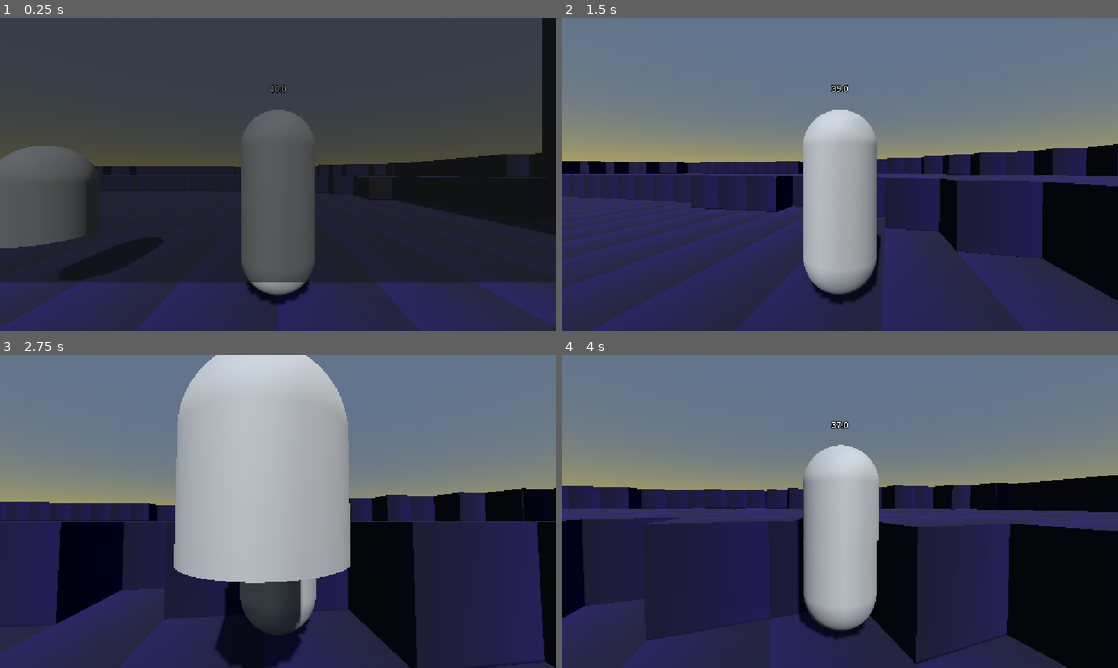
Above: before the commit, frames 1-4 (two rows, left to right).
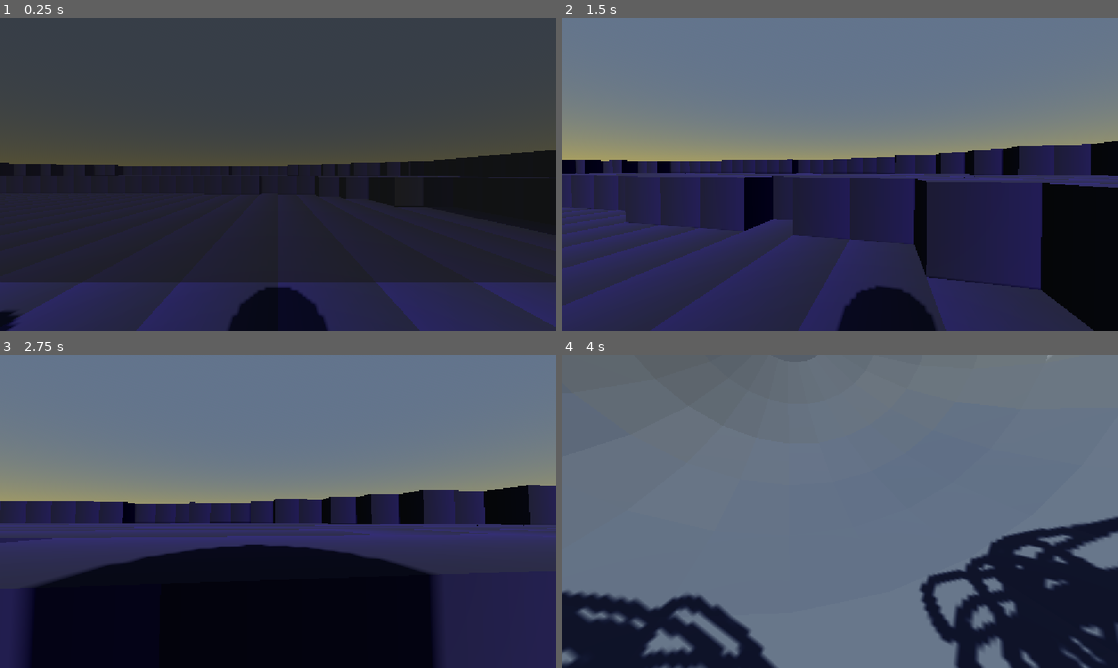
Above: after the commit, the same moments.

Repository: appellatebaton0/siege-5
Game: Godot game, scene res://scenes/main.tscn
Same seed, same stepped clock (60 frames per second), same inputs: the game is played once before the commit and once after it.
Inputs (mouse positions are in pixels of both pictures, inside the frame that each line leads up to):
- Up to frame 1 (0.25 s): no input
- Up to frame 2 (1.5 s): tap Enter at 0.5 s; move the mouse to (867, 174) at 0.52 s; hold W (forwards) from 0.53 s (still down); move the mouse to (812, 174) at 1.27 s
- Up to frame 3 (2.75 s): keep holding W (forwards); move the mouse to (289, 505) at 2.02 s
- Up to frame 4 (4 s): keep holding W (forwards); move the mouse to (834, 517) at 2.77 s; move the mouse to (878, 514) at 3.52 s

The runs differ from the first frame. In frame 1, 15% of the frame differs, in the area x 0-100%, y 0-100%; in frame 2, 18%; in frame 3, 47%; in frame 4, 66%.

Commit message:
v.0.14 - Modeled Ghost
Successfully modeled the ghost and got it working in-game, plus a bit to make it look at the player. I kinda want to make it semi-transparent and glowing, but we take what we can get.

Diff:
--- a/scenes/main.tscn
+++ b/scenes/main.tscn
@@ -17,7 +17,9 @@
 [ext_resource type="Script" uid="uid://bfbj8ldbofwrv" path="res://scripts/bits/movebits/3d/towards.gd" id="9_muem4"]
 [ext_resource type="Script" uid="uid://dk0hts3twf6t" path="res://scripts/bits/mouse_capture.gd" id="10_choun"]
 [ext_resource type="Script" uid="uid://bslmamakq2ao5" path="res://scripts/values/node/group_node.gd" id="10_dp3eg"]
+[ext_resource type="PackedScene" uid="uid://bql362pgikgix" path="res://assets/models/ghost.glb" id="11_jscy8"]
 [ext_resource type="MeshLibrary" uid="uid://x7sfll6d0mch" path="res://assets/resources/meshlib.tres" id="12_eb6dy"]
+[ext_resource type="Script" uid="uid://cg7bjyxfxe0nm" path="res://scripts/bits/look.gd" id="12_pm3ni"]
 [ext_resource type="Script" uid="uid://bmbnethi8oyh3" path="res://scripts/bits/areamaster3D.gd" id="13_0ld40"]
 [ext_resource type="Script" uid="uid://jcrs4htu8ysk" path="res://scripts/bits/areabits/3d/damage/single.gd" id="14_gqmmt"]
 
@@ -31,15 +33,6 @@
 
 [sub_resource type="BoxMesh" id="BoxMesh_ya4ey"]
 size = Vector3(0.1, 0.1, 0.3)
-
-[sub_resource type="CylinderMesh" id="CylinderMesh_jkv2x"]
-top_radius = 0.7
-bottom_radius = 0.7
-height = 1.0
-
-[sub_resource type="SphereMesh" id="SphereMesh_jbj1t"]
-radius = 0.7
-height = 1.4
 
 [sub_resource type="CylinderShape3D" id="CylinderShape3D_dp3eg"]
 height = 1.7
@@ -303,7 +296,6 @@
 transform = Transform3D(1, 0, 0, 0, 1, 0, 0, 0, 1, 0, 0.5, 0)
 
 [node name="Camera3D" type="Camera3D" parent="Player/Head" node_paths=PackedStringArray("y_target", "x_target")]
-transform = Transform3D(1, 0, 0, 0, 1, 0, 0, 0, 1, 0, 0, 3.891436)
 script = ExtResource("3_sugp2")
 y_target = NodePath("Player")
 x_target = NodePath("Head")
@@ -357,17 +349,21 @@
 transform = Transform3D(1, 0, 0, 0, 1, 0, 0, 0, 1, -5, 0.68195844, 0)
 script = ExtResource("1_0wfyh")
 
-[node name="Body" type="Node3D" parent="Ghost"]
-
-[node name="MeshInstance3D" type="MeshInstance3D" parent="Ghost/Body"]
-transform = Transform3D(1, 0, 0, 0, 1, 0, 0, 0, 1, 0, 0.5, 0)
-mesh = SubResource("CylinderMesh_jkv2x")
-skeleton = NodePath("../..")
-
-[node name="MeshInstance3D2" type="MeshInstance3D" parent="Ghost/Body"]
+[node name="ghost" parent="Ghost" instance=ExtResource("11_jscy8")]
 transform = Transform3D(1, 0, 0, 0, 1, 0, 0, 0, 1, 0, 1, 0)
-mesh = SubResource("SphereMesh_jbj1t")
-skeleton = NodePath("../..")
+
+[node name="LookBit" type="Node" parent="Ghost/ghost"]
+script = ExtResource("12_pm3ni")
+
+[node name="From" type="Node" parent="Ghost/ghost/LookBit" node_paths=PackedStringArray("response")]
+script = ExtResource("4_jyhfs")
+response = NodePath("../..")
+metadata/_custom_type_script = "uid://b1o48vkwquyxs"
+
+[node name="To" type="Node" parent="Ghost/ghost/LookBit"]
+script = ExtResource("10_dp3eg")
+group_name = "Player"
+metadata/_custom_type_script = "uid://bslmamakq2ao5"
 
 [node name="CharacterBody3D" type="CharacterBody3D" parent="Ghost"]
 
--- /dev/null
+++ b/scripts/bits/look.gd
@@ -0,0 +1,62 @@
+class_name LookBit extends Bit
+## Makes one node look at another
+
+## The node to make look at another.
+@export var from:NodeValue
+
+## The node to make it look at.
+@export var to:NodeValue
+
+## The axis to apply the look to.
+@export_group("Axes", "look_")
+@export var look_x := true
+@export var look_y := true
+@export var look_z := true
+
+func _ready() -> void:
+	for child in get_children():
+		if child is NodeValue:
+			if from == null:
+				from = child
+			elif to == null:
+				to = child
+
+func _process(_delta: float) -> void:
+	if from != null and to != null:
+		var f_node = from.value()
+		var t_node = to.value()
+
+		if f_node is Node2D:
+			if t_node is Node2D:
+				var regular_rotation = f_node.rotation
+
+				f_node.look_at(t_node.global_position)
+
+				var look_rotation = f_node.rotation
+
+				## Apply the necessary rotations
+				var real_rotation = regular_rotation
+				if look_x:
+					real_rotation.x = look_rotation.x
+				if look_y:
+					real_rotation.y = look_rotation.y
+
+				f_node.rotation = real_rotation
+		elif f_node is Node3D:
+			if t_node is Node3D:
+				var regular_rotation = f_node.rotation
+
+				f_node.look_at(t_node.global_position)
+
+				var look_rotation = f_node.rotation
+
+				## Apply the necessary rotations
+				var real_rotation = regular_rotation
+				if look_x:
+					real_rotation.x = look_rotation.x
+				if look_y:
+					real_rotation.y = look_rotation.y
+				if look_z:
+					real_rotation.z = look_rotation.z
+
+				f_node.rotation = real_rotation
Not shown, changed: assets/models/ghost.blend.import
Binary file changed: assets/models/ghost.glb
Not shown, changed: assets/models/ghost.glb.import
Binary file added: assets/models/ghost_ghost.png
Not shown, changed: assets/models/ghost_ghost.png.import
Binary file removed: assets/models/ghost_ghost_body_texture.png
Binary file added: assets/textures/ghost.png
Not shown, changed: assets/textures/ghost.png.import
Binary file removed: assets/textures/ghost_body_texture.png
Not shown, added: scripts/bits/look.gd.uid
Not shown, changed: assets/models/ghost.blend
Not shown, changed: assets/models/ghost.blend1
